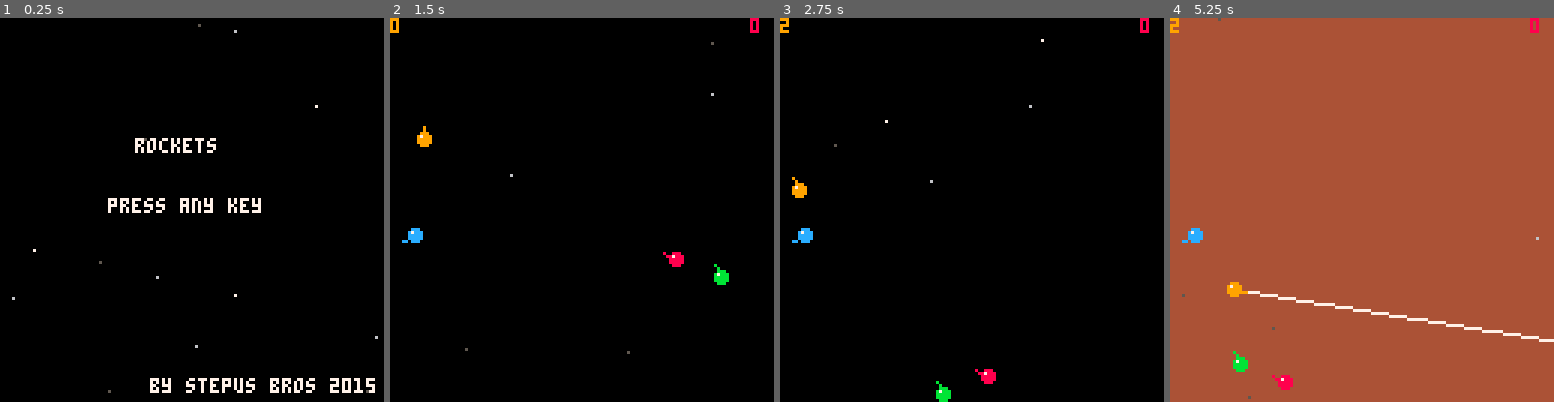
Above: before the commit, frames 1-4 (left to right).
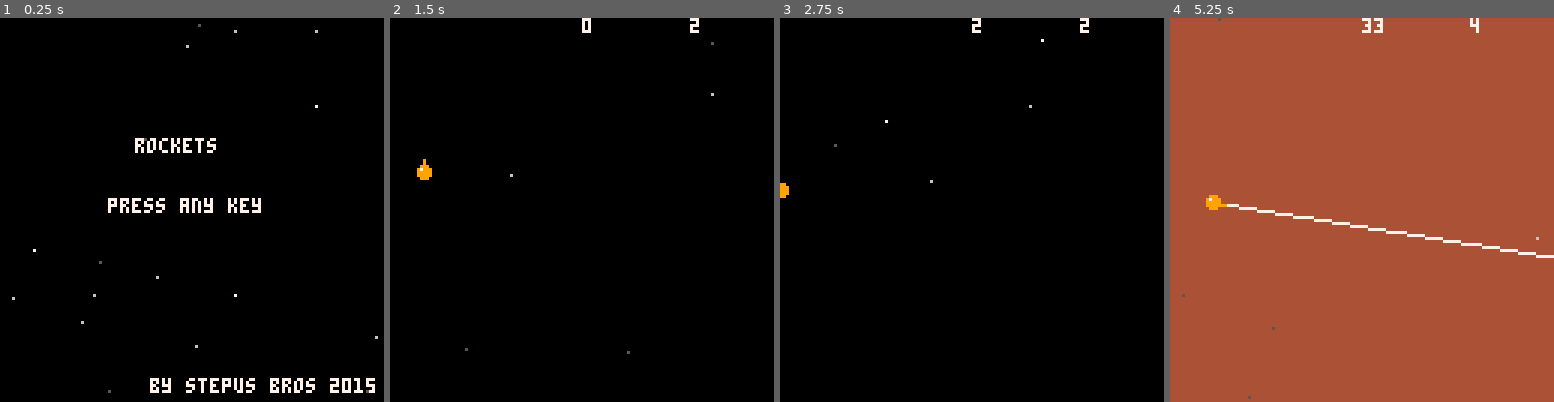
Above: after the commit, the same moments.

Repository: Stepus/rockets
Game: PICO-8 cartridge rockets.p8
Two runs of this game, one before a commit and one after it. Both use one fixed random seed, a clock stepped at 60 frames per second and the inputs below.
Inputs:
- Up to frame 1 (0.25 s): no input
- Up to frame 2 (1.5 s): tap X (X key) at 0.33, 1.07 s; tap O (Z key) at 0.7 s
- Up to frame 3 (2.75 s): hold Right 1.6-2.1 s; tap O (Z key) at 1.7, 2.1, 2.5 s; tap X (X key) at 1.85 s; hold Up 2.15-2.42 s; hold Right from 2.47 s (still down)
- Up to frame 4 (5.25 s): tap O (Z key) every 0.4 s from 2.9 to 4.9 s; tap X (X key) at 2.97, 4.08, 5.2 s; release Right at 3.03 s; hold Left 3.08-3.58 s; hold Down 3.63-3.97 s; hold Right 4.02-4.68 s; hold Up 4.73-5.03 s; hold Left from 5.08 s (still down)

The runs differ from the first frame. In frame 1, less than 0.1% of the frame differs, in the area x 21-83%, y 3-80%; in frame 2, 1.0%; in frame 3, 0.9%; in frame 4, 2.3%, in the area x 0-100%, y 0-97%.

Commit message:
kolize, skore

Diff:
--- a/rockets.p8
+++ b/rockets.p8
@@ -13,14 +13,18 @@
 firecolors={4,2,3,1}
 thrustsounds={8,9,8,8}
 
+numplayers=1
+numlives=3
+
 function _init()
 	cls()
- p1=initplayer(1)
- p2=initplayer(2)
- p3=initplayer(3)
- p4=initplayer(4)
-
-	players={p1,p2,p3,p4}
+	players={}
+ for i=1,numplayers do
+  temp=initplayer(i)
+  add(players,temp)
+ end
+
+
 
  sfx(1)
  while(btn() == 0) do
@@ -48,22 +52,24 @@
 	p.vx=0.0
 	p.vy=0.0
 	p.p=0
+	p.li=numlives
 	p.h=false
+	p.dth=false
+	p.ff=false
  return p
 end
 
 function _update()
+
 
  foreach(players,updateplayer)
 	foreach(players,updatefire)
 
 -- finish
- if ((p1.p > 9)or(p2.p > 9)) then
-  winner = 8
-  if(p1.p>p2.p)winner = 9
-  p1.p = 0
-  p2.p = 0
-  win = 1
+ --if ((p1.p > 9)or(p2.p > 9)) then
+ if(#players==0)then
+  winner = players[1].i
+  print(winner,64,64,6)
   _init()
  end
 end
@@ -75,9 +81,23 @@
 	p.r=btn(1,p.i-1)
 	p.u=btn(2,p.i-1)
 	p.d=btn(3,p.i-1)
-	p.t=btn(2,p.i-1)
-	p.f=btnp(5,p.i-1)
-
+	p.t=btn(4,p.i-1)
+
+	p.f=(btn(5,p.i-1))
+	if (p.f) then
+	 if (p.ff) then
+	  p.f=false
+	 else
+	 end
+	 p.ff=true
+	else
+	 p.ff=false
+	end
+
+	--death
+	--if(p.dth)del(players,p)
+
+	--thrust
 	if (p.t) sfx(thrustsounds[p.i])
 
  --angle
@@ -108,34 +128,64 @@
 	if (p.aa>5)paa=5
 
 	bounce(p)
+	for i=1,#players do --todo: count
+   if i ~= p.i then
+    bounceplayer(p,players[i])
+   end
+  end
 
 end
 
 function bounce(p)
-if (p.x>127)then
+ if (p.x>127)then
 	 p.x = 127
 	 p.vx*=-1
-
+		 if(abs(p.vx) > 0.3)then
 	 sfx(6)
+	 else
+	  p.vx = 0
+	 end
 	end
 	if (p.y>127) then
 	 p.y = 127
 	 p.vy*=-1
 	 if(abs(p.vy) > 0.3)then
 	  sfx(6)
-
 	 else
 	  p.vy = 0
 	 end
 	end
 	if (p.x<0) then
+	 p.x = 0
 	 p.vx*=-1
-	 sfx(6)
+	 if(abs(p.vx) > 0.3)then
+	  sfx(6)
+	 else
+	  p.vx = 0
+	 end
 	end
 	if (p.y<0) then
+	 p.y = 0
 	 p.vy*=-1
-	 sfx(6)
+	 if(abs(p.vy) > 0.3)then
+	  sfx(6)
+	 else
+	  p.vy = 0
+	 end
 	end
+
+end
+
+function bounceplayer(p,p1)
+ if((p.x>p1.x-4)and
+    (p.x<p1.x+4)and
+    (p.y>p1.y-4)and
+    (p.y<p1.y+4))then
+  sfx(6)
+  p.vx=(p.vx+p1.vx)*-1
+  p.vy=(p.vy+p1.vy)*-1
+
+ end
 end
 
 function updatefire(p)
@@ -143,7 +193,7 @@
  if(p.f) then
   sfx(11)
 
-  for i=1,4 do --todo: count
+  for i=1,#players do --todo: count
    if i ~= p.i then
     playerfire(p,players[i])
    end
@@ -166,7 +216,7 @@
    sfx(14)
 
    p.p += 1
-
+   p1.li -= 1
    break
   end
  end
@@ -174,26 +224,35 @@
 
 function _draw()
  cls()
-
+ --map(0,0, 0,0, 20,20)
+
+ foreach(players,drawscore)
+ foreach(players,drawfire)
  foreach(players,drawplayer)
+
 
  --stars
  for i = 1,5 do
   circfill(rnd(127),rnd(127),0,rnd(3)+5)
  end
 
- print (p1.p,0,0,9)
- print (p2.p,120,0,8)
-
-end
-
-function drawplayer(p)
-
- --fire
+
+ --print (p1.p,0,0,9)
+ --print (p1.li,0,6,9)
+ --print (p2.p,120,0,8)
+ print (btn(),64,0,7)
+ print(mget(p.x/8,p.y/8),100,0,7)
+end
+
+function drawfire(p)
  if(p.f) then
   rectfill(0,0,127,127,firecolors[p.i])
   line(p.x+(p.ax*5),p.y+(p.ay*5),p.x+(p.ax*200),p.y+(p.ay*200),7)
  end
+end
+
+function drawplayer(p)
+
 
  --rocket
  color(playercolors[p.i])
@@ -209,19 +268,32 @@
  --hit
  if(p.h) then
   circfill(p.x,p.y,6,7)
+  p.dth=true
   p.h=false
  end
-
-end
+end
+
+function drawscore(p)
+ --rectfill(0,p.i*8-2,(p.p*3)+4,p.i*8+4,firecolors[p.i])
+ --print(p.p,p.p*3+1,p.i*8-1,0)
+ for i=0,p.p-1 do
+  pal(6,playercolors[p.i])
+  spr(0,i*5+8,p.i*6)
+  pal()
+ end
+
+end
+
+
 __gfx__
-00000000006660000000000000666000000000000066600000000000006660000000000000666000000000000066600000000000006660000000000000000000
-00000000066666000000000006666600000000000666660000000000066666000000000006666600000000000666660000000000066666000000000000000000
-00000000066666000000000006666600000000000666660000000000066666000000000006006000000000000600600000000000060060000000000000000000
-00000000066060000000000006606000000000000666660000000000066666000000000006006000000000000600600000000000060060000000000000000000
-00000000006606000000000000660600000000000066060000000000006606000000000000660600000000000066060000000000006606000000000000000000
-00000000060000000000000006066600000000000606660000000000060000000000000006000000000000000600000000000000060666000000000000000000
-00000000000666000000000000000000000000000000000000000000000666000000000000000000000000000006660000000000000000000000000000000000
-00000000600000000000000060000000000000006000000000000000600000000000000060066600000000006000000000000000000000000000000000000000
+06600000000000007777777600666000000000000066600000000000006660000000000000666000000000000066600000000000006660000000000000000000
+67660000000000007666666506666600000000000666660000000000066666000000000006666600000000000666660000000000066666000000000000000000
+60600000000660007666666506666600000000000666660000000000066666000000000006006000000000000600600000000000060060000000000000000000
+06060000006766007666666506606000000000000666660000000000066666000000000006006000000000000600600000000000060060000000000000000000
+00600000006666007666666500660600000000000066060000000000006606000000000000660600000000000066060000000000006606000000000000000000
+00000000000660007666666506066600000000000606660000000000060000000000000006000000000000000600000000000000060666000000000000000000
+00000000000000007666666500000000000000000000000000000000000666000000000000000000000000000006660000000000000000000000000000000000
+00000000000000006555555560000000000000006000000000000000600000000000000060066600000000006000000000000000000000000000000000000000
 00000000000000000000000000000000000000000000000000000000000000000000000000000000000000000000000000000000000000000000000000000000
 00000000600000000000000060000000000000006000000000000000600000000000000060000000000000006000000000000000000000000000000000000000
 00000000000000000000000000000000000000000000000000000000000000000000000000000000000000000000000000000000000000000000000000000000
@@ -343,168 +415,168 @@
 00000000000000000000000000000000000000000000000000000000000000000000000000000000000000000000000000000000000000000000000000000000
 00000000000000000000000000000000000000000000000000000000000000000000000000000000000000000000000000000000000000000000000000000000
 __gff__
-0001000101010101010101010101000000000000000000000000000000000000000000000000000000000000000000000000000000000000000000000000000000000000000000000000000000000000000000000000000000000000000000000000000000000000000000000000000000000000000000000000000000000000
+0001010101010101010101010101000000000000000000000000000000000000000000000000000000000000000000000000000000000000000000000000000000000000000000000000000000000000000000000000000000000000000000000000000000000000000000000000000000000000000000000000000000000000
 0000000000000000000000000000000000000000000000000000000000000000000000000000000000000000000000000000000000000000000000000000000000000000000000000000000000000000000000000000000000000000000000000000000000000000000000000000000000000000000000000000000000000000
 __map__
-0000000000000000000000000000000000000000000000000000000000000000000000000000000000000000000000000000000000000000000000000000000000000000000000000000000000000000000000000000000000000000000000000000000000000000000000000000000000000000000000000000000000000000
-0000000000000000000000000000000000000000000000000000000000000000000000000000000000000000000000000000000000000000000000000000000000000000000000000000000000000000000000000000000000000000000000000000000000000000000000000000000000000000000000000000000000000000
-0000000000000000000000000000000000000000000000000000000000000000000000000000000000000000000000000000000000000000000000000000000000000000000000000000000000000000000000000000000000000000000000000000000000000000000000000000000000000000000000000000000000000000
-0000000000000000000000000000000000000000000000000000000000000000000000000000000000000000000000000000000000000000000000000000000000000000000000000000000000000000000000000000000000000000000000000000000000000000000000000000000000000000000000000000000000000000
-0000000000000000000000000000000000000000000000000000000000000000000000000000000000000000000000000000000000000000000000000000000000000000000000000000000000000000000000000000000000000000000000000000000000000000000000000000000000000000000000000000000000000000
-0000000000000000000000000000000000000000000000000000000000000000000000000000000000000000000000000000000000000000000000000000000000000000000000000000000000000000000000000000000000000000000000000000000000000000000000000000000000000000000000000000000000000000
-0000000000000000000000000000000000000000000000000000000000000000000000000000000000000000000000000000000000000000000000000000000000000000000000000000000000000000000000000000000000000000000000000000000000000000000000000000000000000000000000000000000000000000
-0000000000000000000000000000000000000000000000000000000000000000000000000000000000000000000000000000000000000000000000000000000000000000000000000000000000000000000000000000000000000000000000000000000000000000000000000000000000000000000000000000000000000000
-0000000000000000000000000000000000000000000000000000000000000000000000000000000000000000000000000000000000000000000000000000000000000000000000000000000000000000000000000000000000000000000000000000000000000000000000000000000000000000000000000000000000000000
-0000000000000000000000000000000000000000000000000000000000000000000000000000000000000000000000000000000000000000000000000000000000000000000000000000000000000000000000000000000000000000000000000000000000000000000000000000000000000000000000000000000000000000
-0000000000000000000000000000000000000000000000000000000000000000000000000000000000000000000000000000000000000000000000000000000000000000000000000000000000000000000000000000000000000000000000000000000000000000000000000000000000000000000000000000000000000000
-0000000000000000000000000000000000000000000000000000000000000000000000000000000000000000000000000000000000000000000000000000000000000000000000000000000000000000000000000000000000000000000000000000000000000000000000000000000000000000000000000000000000000000
-0000000000000000000000000000000000000000000000000000000000000000000000000000000000000000000000000000000000000000000000000000000000000000000000000000000000000000000000000000000000000000000000000000000000000000000000000000000000000000000000000000000000000000
-0000000000000000000000000000000000000000000000000000000000000000000000000000000000000000000000000000000000000000000000000000000000000000000000000000000000000000000000000000000000000000000000000000000000000000000000000000000000000000000000000000000000000000
-0000000000000000000000000000000000000000000000000000000000000000000000000000000000000000000000000000000000000000000000000000000000000000000000000000000000000000000000000000000000000000000000000000000000000000000000000000000000000000000000000000000000000000
-0000000000000000000000000000000000000000000000000000000000000000000000000000000000000000000000000000000000000000000000000000000000000000000000000000000000000000000000000000000000000000000000000000000000000000000000000000000000000000000000000000000000000000
-0000000000000000000000000000000000000000000000000000000000000000000000000000000000000000000000000000000000000000000000000000000000000000000000000000000000000000000000000000000000000000000000000000000000000000000000000000000000000000000000000000000000000000
-0000000000000000000000000000000000000000000000000000000000000000000000000000000000000000000000000000000000000000000000000000000000000000000000000000000000000000000000000000000000000000000000000000000000000000000000000000000000000000000000000000000000000000
-0000000000000000000000000000000000000000000000000000000000000000000000000000000000000000000000000000000000000000000000000000000000000000000000000000000000000000000000000000000000000000000000000000000000000000000000000000000000000000000000000000000000000000
-0000000000000000000000000000000000000000000000000000000000000000000000000000000000000000000000000000000000000000000000000000000000000000000000000000000000000000000000000000000000000000000000000000000000000000000000000000000000000000000000000000000000000000
-0000000000000000000000000000000000000000000000000000000000000000000000000000000000000000000000000000000000000000000000000000000000000000000000000000000000000000000000000000000000000000000000000000000000000000000000000000000000000000000000000000000000000000
-0000000000000000000000000000000000000000000000000000000000000000000000000000000000000000000000000000000000000000000000000000000000000000000000000000000000000000000000000000000000000000000000000000000000000000000000000000000000000000000000000000000000000000
-0000000000000000000000000000000000000000000000000000000000000000000000000000000000000000000000000000000000000000000000000000000000000000000000000000000000000000000000000000000000000000000000000000000000000000000000000000000000000000000000000000000000000000
-0000000000000000000000000000000000000000000000000000000000000000000000000000000000000000000000000000000000000000000000000000000000000000000000000000000000000000000000000000000000000000000000000000000000000000000000000000000000000000000000000000000000000000
-0000000000000000000000000000000000000000000000000000000000000000000000000000000000000000000000000000000000000000000000000000000000000000000000000000000000000000000000000000000000000000000000000000000000000000000000000000000000000000000000000000000000000000
-0000000000000000000000000000000000000000000000000000000000000000000000000000000000000000000000000000000000000000000000000000000000000000000000000000000000000000000000000000000000000000000000000000000000000000000000000000000000000000000000000000000000000000
-0000000000000000000000000000000000000000000000000000000000000000000000000000000000000000000000000000000000000000000000000000000000000000000000000000000000000000000000000000000000000000000000000000000000000000000000000000000000000000000000000000000000000000
-0000000000000000000000000000000000000000000000000000000000000000000000000000000000000000000000000000000000000000000000000000000000000000000000000000000000000000000000000000000000000000000000000000000000000000000000000000000000000000000000000000000000000000
-0000000000000000000000000000000000000000000000000000000000000000000000000000000000000000000000000000000000000000000000000000000000000000000000000000000000000000000000000000000000000000000000000000000000000000000000000000000000000000000000000000000000000000
-0000000000000000000000000000000000000000000000000000000000000000000000000000000000000000000000000000000000000000000000000000000000000000000000000000000000000000000000000000000000000000000000000000000000000000000000000000000000000000000000000000000000000000
-0000000000000000000000000000000000000000000000000000000000000000000000000000000000000000000000000000000000000000000000000000000000000000000000000000000000000000000000000000000000000000000000000000000000000000000000000000000000000000000000000000000000000000
-0000000000000000000000000000000000000000000000000000000000000000000000000000000000000000000000000000000000000000000000000000000000000000000000000000000000000000000000000000000000000000000000000000000000000000000000000000000000000000000000000000000000000000
-…(130 lines of a section not shown)…
+0202020204020202020202020204040400000000000000000000000000000000000000000000000000000000000000000000000000000000000000000000000000000000000000000000000000000000000000000000000000000000000000000000000000000000000000000000000000000000000000000000000000000000
+0204040204040204040404040204040400000000000000000000000000000000000000000000000000000000000000000000000000000000000000000000000000000000000000000000000000000000000000000000000000000000000000000000000000000000000000000000000000000000000000000000000000000000
+0204040204040204040404040204040400000000000000000000000000000000000000000000000000000000000000000000000000000000000000000000000000000000000000000000000000000000000000000000000000000000000000000000000000000000000000000000000000000000000000000000000000000000
+0204040404040204040404040204040400000000000000000000000000000000000000000000000000000000000000000000000000000000000000000000000000000000000000000000000000000000000000000000000000000000000000000000000000000000000000000000000000000000000000000000000000000000
+0202020404040204040404040204040400000000000000000000000000000000000000000000000000000000000000000000000000000000000000000000000000000000000000000000000000000000000000000000000000000000000000000000000000000000000000000000000000000000000000000000000000000000
+0204040404040204040404040204040400000000000000000000000000000000000000000000000000000000000000000000000000000000000000000000000000000000000000000000000000000000000000000000000000000000000000000000000000000000000000000000000000000000000000000000000000000000
+0202020204020202040202020204040400000000000000000000000000000000000000000000000000000000000000000000000000000000000000000000000000000000000000000000000000000000000000000000000000000000000000000000000000000000000000000000000000000000000000000000000000000000
+0204040404040204040404040204040400000000000000000000000000000000000000000000000000000000000000000000000000000000000000000000000000000000000000000000000000000000000000000000000000000000000000000000000000000000000000000000000000000000000000000000000000000000
+0200000000000000000000000200000000000000000000000000000000000000000000000000000000000000000000000000000000000000000000000000000000000000000000000000000000000000000000000000000000000000000000000000000000000000000000000000000000000000000000000000000000000000
+0200000000000200000000000200000000000000000000000000000000000000000000000000000000000000000000000000000000000000000000000000000000000000000000000000000000000000000000000000000000000000000000000000000000000000000000000000000000000000000000000000000000000000
+0200000000000200000000000200000000000000000000000000000000000000000000000000000000000000000000000000000000000000000000000000000000000000000000000000000000000000000000000000000000000000000000000000000000000000000000000000000000000000000000000000000000000000
+0200000000000200000000000200000000000000000000000000000000000000000000000000000000000000000000000000000000000000000000000000000000000000000000000000000000000000000000000000000000000000000000000000000000000000000000000000000000000000000000000000000000000000
+0202020202020202020202020200000000000000000000000000000000000000000000000000000000000000000000000000000000000000000000000000000000000000000000000000000000000000000000000000000000000000000000000000000000000000000000000000000000000000000000000000000000000000
+0000000000000000000000000000000000000000000000000000000000000000000000000000000000000000000000000000000000000000000000000000000000000000000000000000000000000000000000000000000000000000000000000000000000000000000000000000000000000000000000000000000000000000
+0000000000000000000000000000000000000000000000000000000000000000000000000000000000000000000000000000000000000000000000000000000000000000000000000000000000000000000000000000000000000000000000000000000000000000000000000000000000000000000000000000000000000000
+0000000000000000000000000000000000000000000000000000000000000000000000000000000000000000000000000000000000000000000000000000000000000000000000000000000000000000000000000000000000000000000000000000000000000000000000000000000000000000000000000000000000000000
+0000000000000000000000000000000000000000000000000000000000000000000000000000000000000000000000000000000000000000000000000000000000000000000000000000000000000000000000000000000000000000000000000000000000000000000000000000000000000000000000000000000000000000
+0000000000000000000000000000000000000000000000000000000000000000000000000000000000000000000000000000000000000000000000000000000000000000000000000000000000000000000000000000000000000000000000000000000000000000000000000000000000000000000000000000000000000000
+0000000000000000000000000000000000000000000000000000000000000000000000000000000000000000000000000000000000000000000000000000000000000000000000000000000000000000000000000000000000000000000000000000000000000000000000000000000000000000000000000000000000000000
+0000000000000000000000000000000000000000000000000000000000000000000000000000000000000000000000000000000000000000000000000000000000000000000000000000000000000000000000000000000000000000000000000000000000000000000000000000000000000000000000000000000000000000
+0000000000000000000000000000000000000000000000000000000000000000000000000000000000000000000000000000000000000000000000000000000000000000000000000000000000000000000000000000000000000000000000000000000000000000000000000000000000000000000000000000000000000000
+0000000000000000000000000000000000000000000000000000000000000000000000000000000000000000000000000000000000000000000000000000000000000000000000000000000000000000000000000000000000000000000000000000000000000000000000000000000000000000000000000000000000000000
+0000000000000000000000000000000000000000000000000000000000000000000000000000000000000000000000000000000000000000000000000000000000000000000000000000000000000000000000000000000000000000000000000000000000000000000000000000000000000000000000000000000000000000
+0000000000000000000000000000000000000000000000000000000000000000000000000000000000000000000000000000000000000000000000000000000000000000000000000000000000000000000000000000000000000000000000000000000000000000000000000000000000000000000000000000000000000000
+0000000000000000000000000000000000000000000000000000000000000000000000000000000000000000000000000000000000000000000000000000000000000000000000000000000000000000000000000000000000000000000000000000000000000000000000000000000000000000000000000000000000000000
+0000000000000000000000000000000000000000000000000000000000000000000000000000000000000000000000000000000000000000000000000000000000000000000000000000000000000000000000000000000000000000000000000000000000000000000000000000000000000000000000000000000000000000
+0000000000000000000000000000000000000000000000000000000000000000000000000000000000000000000000000000000000000000000000000000000000000000000000000000000000000000000000000000000000000000000000000000000000000000000000000000000000000000000000000000000000000000
+0000000000000000000000000000000000000000000000000000000000000000000000000000000000000000000000000000000000000000000000000000000000000000000000000000000000000000000000000000000000000000000000000000000000000000000000000000000000000000000000000000000000000000
+0000000000000000000000000000000000000000000000000000000000000000000000000000000000000000000000000000000000000000000000000000000000000000000000000000000000000000000000000000000000000000000000000000000000000000000000000000000000000000000000000000000000000000
+0000000000000000000000000000000000000000000000000000000000000000000000000000000000000000000000000000000000000000000000000000000000000000000000000000000000000000000000000000000000000000000000000000000000000000000000000000000000000000000000000000000000000000
+0000000000000000000000000000000000000000000000000000000000000000000000000000000000000000000000000000000000000000000000000000000000000000000000000000000000000000000000000000000000000000000000000000000000000000000000000000000000000000000000000000000000000000
+0000000000000000000000000000000000000000000000000000000000000000000000000000000000000000000000000000000000000000000000000000000000000000000000000000000000000000000000000000000000000000000000000000000000000000000000000000000000000000000000000000000000000000
+…(130 lines of a section not shown)…
